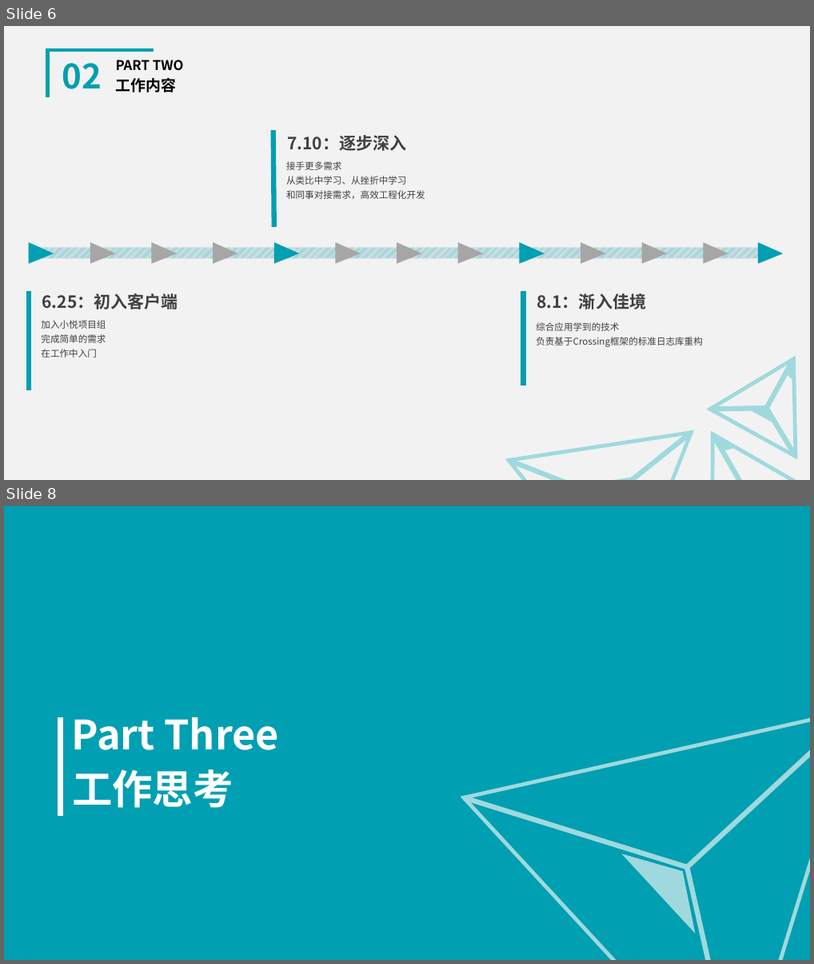
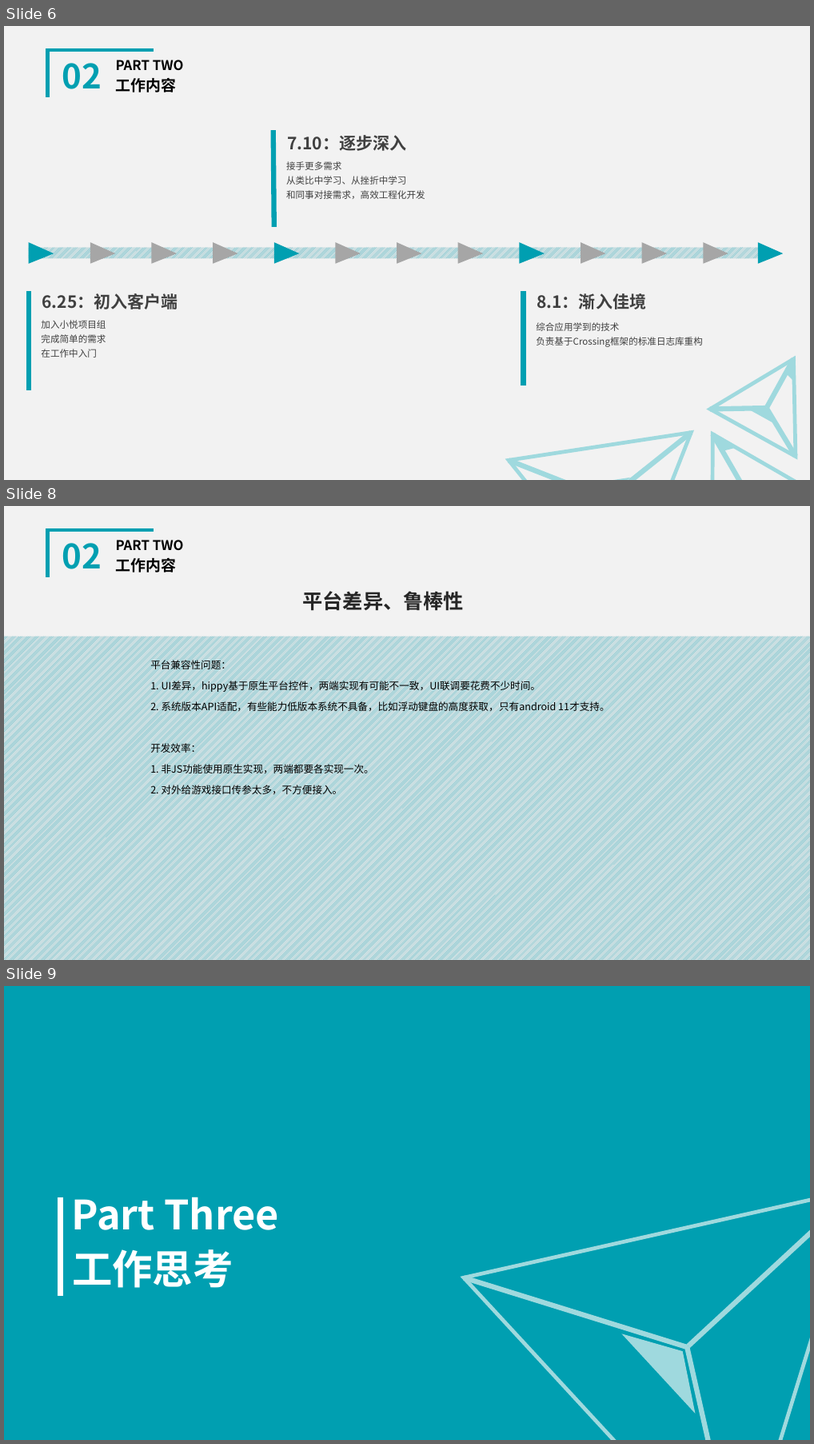
Before and after one commit to Siyuexi/InternNote, a slide deck: Tencent/Gestaltxu实习生答辩.pptx. Shown one above the other, each under a label of ours: slides 6 and 8 before the commit, slides 6, 8 and 9 after it; the slides between them are not shown. The pictures are 814x964 and 814x1444 pixels, drawn with LibreOffice and Linux fonts; fonts in the diff are those of the drawing. Boxes give left, top, right and bottom in pixels: in the first picture for what was removed or moved away, otherwise in the second. Text is boxed around its words. In the diff, an @@ line names an element or a change of style, - is before the commit and + after.

```diff
--- a/Tencent/Gestaltxu实习生答辩.pptx
+++ b/Tencent/Gestaltxu实习生答辩.pptx
@@ slide 8 added at bbox=[4, 506, 810, 960], background #F2F2F2; not listed: 1 template element that a slide beside it also shows @@
@@ text added at bbox=[62, 543, 102, 569], 40 pt, text #009FB1, bold @@
+02
@@ text added at bbox=[116, 540, 184, 550], 16 pt, text #000000, bold @@
+PART TWO
@@ text added at bbox=[116, 558, 177, 572], 18 pt, text #000000, bold @@
+工作内容
@@ text added at bbox=[303, 591, 465, 611], 24 pt, text #262626, bold @@
+平台差异、鲁棒性
@@ rectangle added at bbox=[4, 636, 810, 960], fill pattern #009FB1 on #E9E9E9 @@
@@ text added at bbox=[150, 658, 610, 796], 12 pt, text #000000 @@
+平台兼容性问题：
+1. UI差异，hippy基于原生平台控件，两端实现有可能不一致，UI联调要花费不少时间。
+2. 系统版本API适配，有些能力低版本系统不具备，比如浮动键盘的高度获取，只有android 11才支持。
+开发效率：
+1. 非JS功能使用原生实现，两端都要各实现一次。
+2. 对外给游戏接口传参太多，不方便接入。
@@ what was slide 8 is now slide 9 @@
```
Also in this commit, not shown: 7 slides changed, 3 other slides added, 8 other files.
